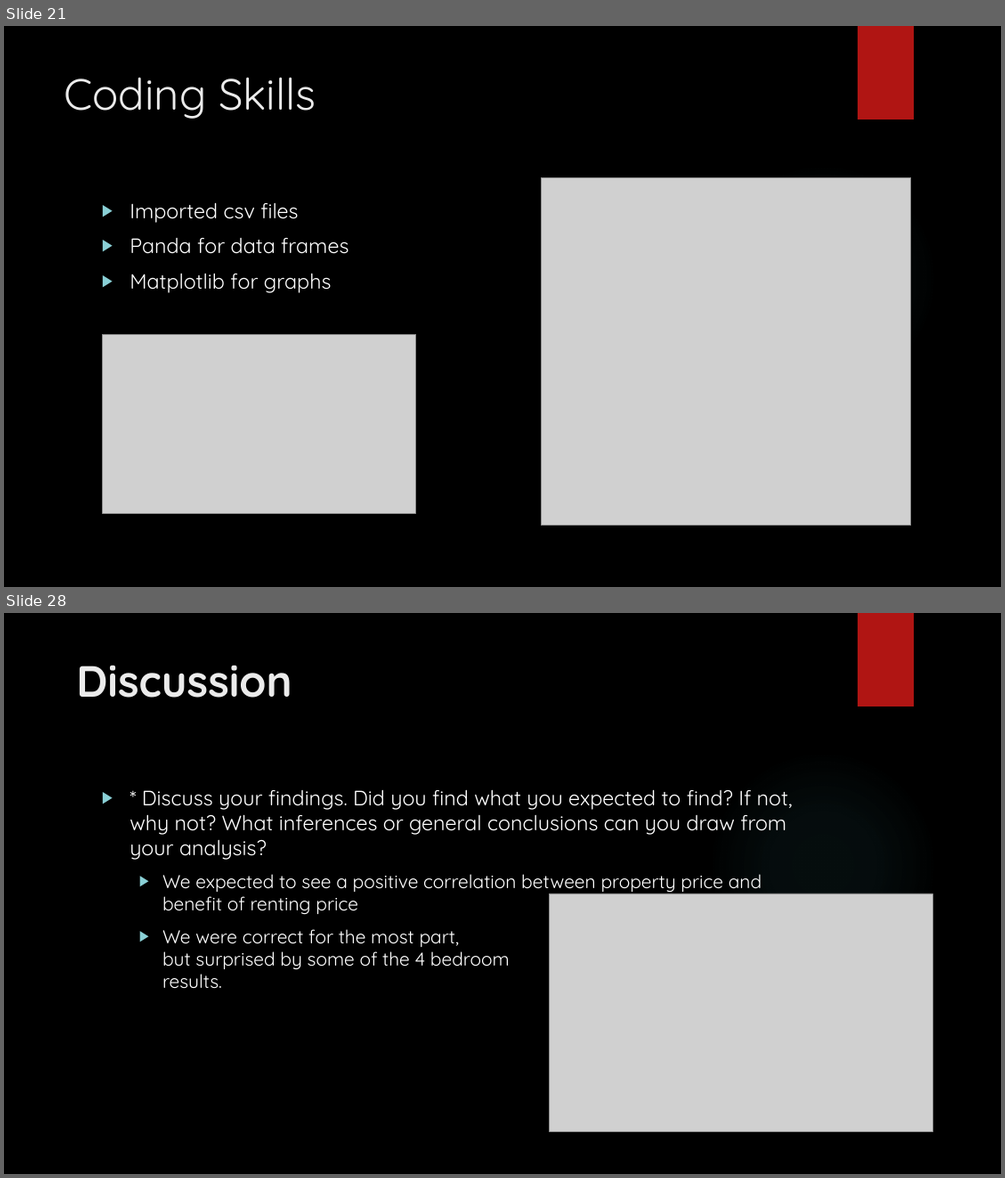
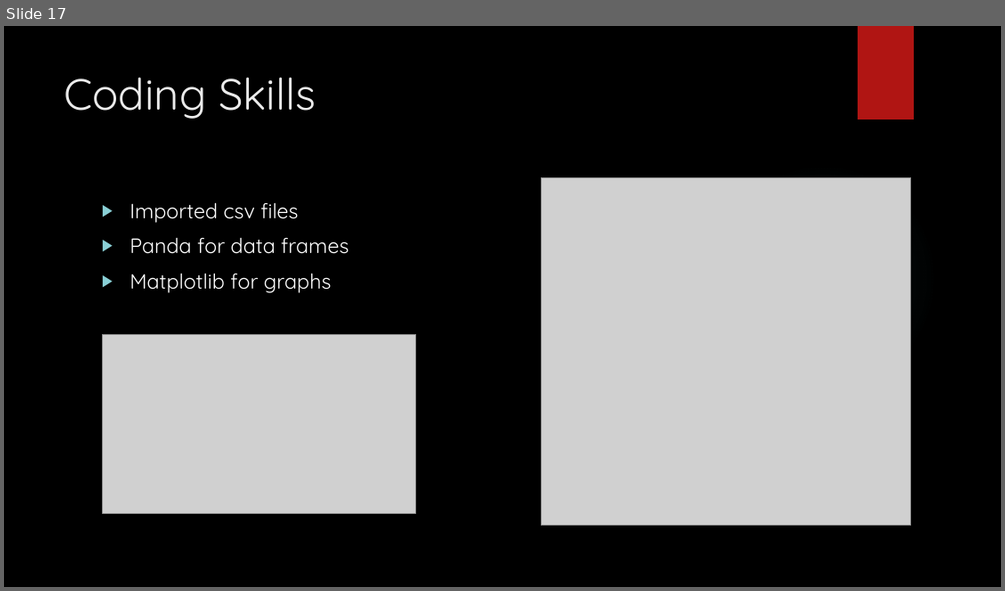
Before and after one commit to chinosamg/Cinco, a slide deck: Team Cinco.pptx. Shown one above the other, each under a label of ours: slides 21 and 28 before the commit, slide 17 after it; the slides between them are not shown. The pictures are 1005x1178 and 1005x591 pixels, drawn with LibreOffice and Linux fonts; fonts in the diff are those of the drawing; grey boxes stand for pictures; background and template pictures are left out. Boxes give left, top, right and bottom in pixels: in the first picture for what was removed or moved away, otherwise in the second. Text is boxed around its words. In the diff, an @@ line names an element or a change of style, - is before the commit and + after.

```diff
--- a/Team Cinco.pptx
+++ b/Team Cinco.pptx
@@ slide 28 removed at bbox=[4, 613, 1001, 1174], background picture (left out); not listed: 2 template elements that a slide beside it also shows @@
@@ title removed at bbox=[76, 665, 291, 698] @@
-Discussion
@@ text removed at bbox=[129, 789, 793, 989] @@
-▶ * Discuss your findings. Did you find what you expected to find? If not, why not? What inferences or general conclusions can you draw from your analysis?
-  ▶ We expected to see a positive correlation between property price and benefit of renting price
-  ▶ We were correct for the most part,
-    but surprised by some of the 4 bedroom
-    results.
@@ picture removed at bbox=[550, 893, 933, 1131] @@
@@ what was slide 21 is now slide 17 @@
```
Also in this commit, not shown: 2 slides changed, 11 other slides removed.
